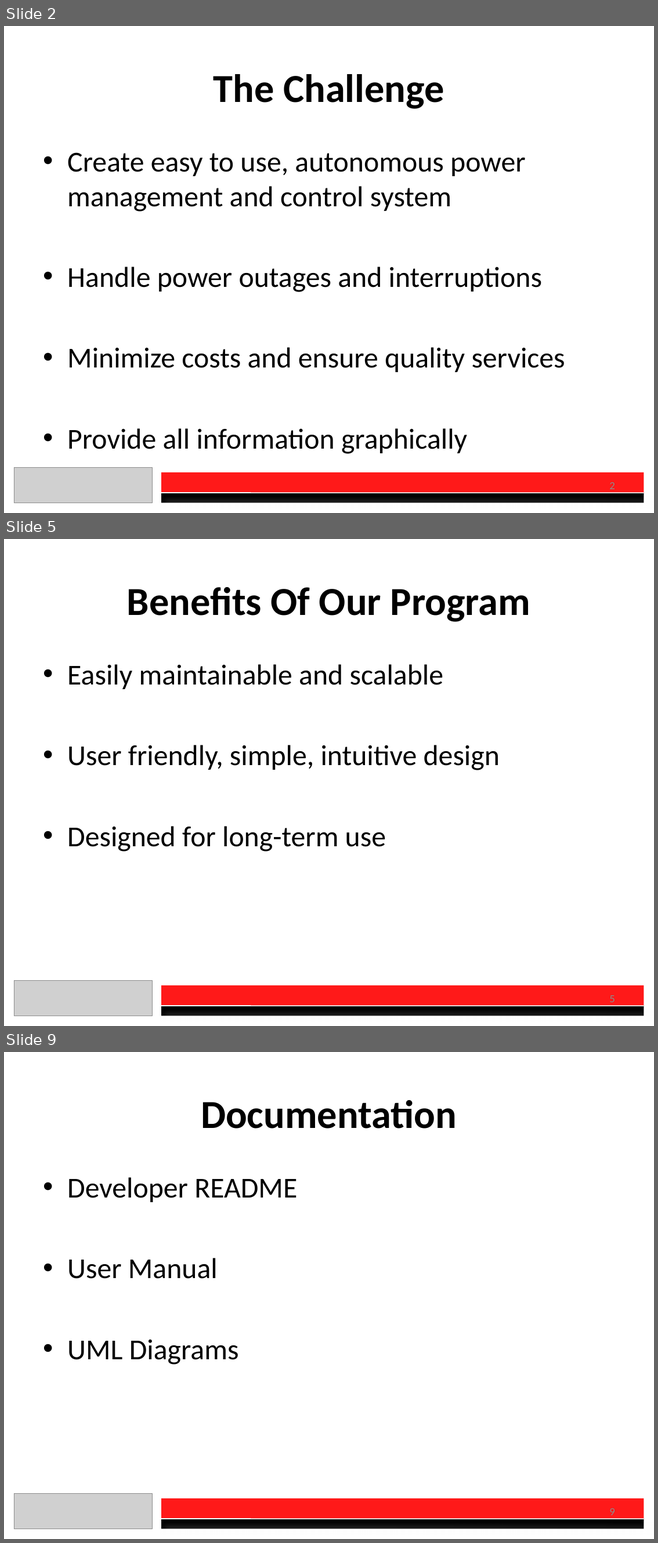
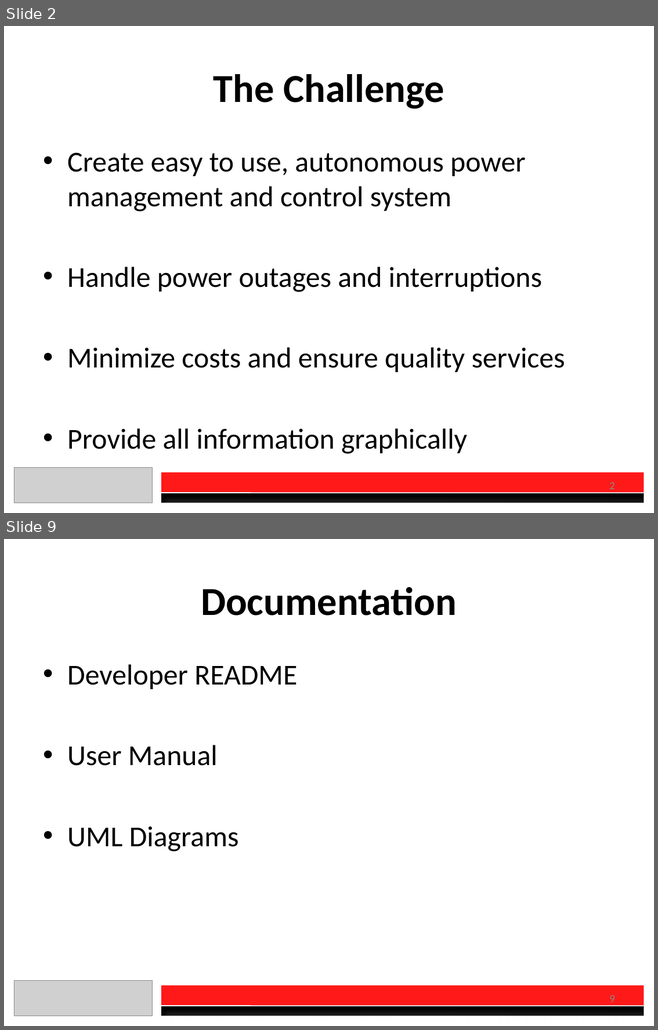
Before and after one commit to DanielSauve/OEC2017, a slide deck: Presentation.pptx. Shown one above the other, each under a label of ours: slides 2, 5 and 9 before the commit, slides 2 and 9 after it; the slides between them are not shown. The pictures are 658x1543 and 658x1030 pixels, drawn with LibreOffice and Linux fonts; fonts in the diff are those of the drawing; grey boxes stand for pictures. Boxes give left, top, right and bottom in pixels: in the first picture for what was removed or moved away, otherwise in the second. Text is boxed around its words. In the diff, an @@ line names an element or a change of style, - is before the commit and + after.

```diff
--- a/Presentation.pptx
+++ b/Presentation.pptx
@@ slide 5 removed at bbox=[4, 539, 654, 1026], background #FFFFFF @@
@@ title removed at bbox=[127, 587, 530, 622] @@
-Benefits Of Our Program
@@ text removed at bbox=[67, 664, 499, 852] @@
-• Easily maintainable and scalable
-• User friendly, simple, intuitive design
-• Designed for long-term use
@@ picture removed at bbox=[14, 981, 152, 1016] @@
@@ rectangle removed at bbox=[161, 986, 643, 1006] @@
@@ rectangle removed at bbox=[161, 1006, 643, 1016] @@
@@ line removed from (161, 1006) to (643, 1006) @@
@@ page number removed at bbox=[609, 995, 614, 1006] @@
-5
```
Also in this commit, not shown: 4 slides changed, 3 slides added, 2 other slides removed, 1 other file.
